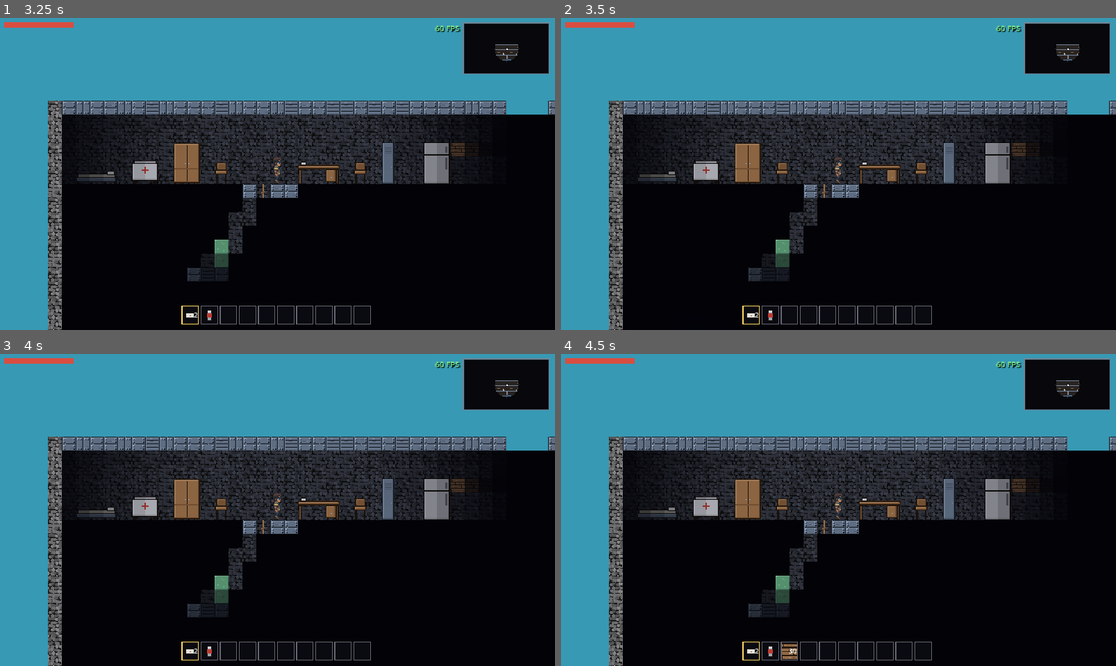
Above: before the commit, frames 1-4 (two rows, left to right).
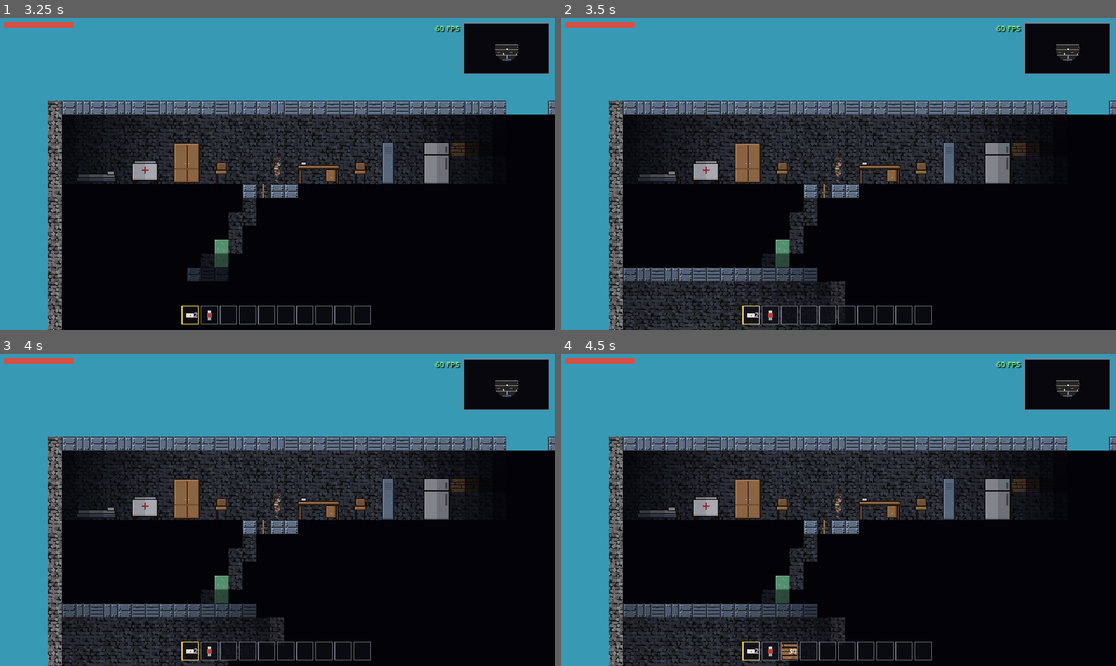
Above: after the commit, the same moments.

Repository: wilbur6689/SunkenCity
Game: Godot game, scene res://scenes/test/m2_smoke.tscn
Two runs of this game, one before a commit and one after it. Both use one fixed random seed, a clock stepped at 60 frames per second and the inputs below. This scene is started directly instead of the project's main scene. Sound files missing from this copy of the repository are replaced by a short silence.
Inputs (mouse positions are in pixels of both pictures, inside the frame that each line leads up to):
- Up to frame 1 (3.25 s): tap Enter at 0.5, 2 s; move the mouse to (399, 158) at 0.52 s; press the mouse at (399, 158) at 0.53 s; hold D (move_right) 0.53-1.25 s; tap Q (drop) at 0.6 s; tap Space (jump) at 0.77, 1.25, 2.75 s; release the mouse at (399, 158) at 1.25 s; drag from (166, 189) to (249, 236) at 1.27 s; move the mouse to (333, 105) at 2.02 s; hold A (move_left) 2.03-2.75 s; hold C (crouch) 2.03-2.75 s; click (333, 105) at 2.3 s; drag from (249, 236) to (111, 127) at 2.77 s
- Up to frame 2 (3.5 s): no input
- Up to frame 3 (4 s): move the mouse to (444, 556) at 3.52 s; press the mouse at (444, 556) at 3.53 s; hold D (move_right) from 3.53 s (still down); tap E (interact) at 3.6 s; tap Space (jump) at 3.77 s
- Up to frame 4 (4.5 s): release D (move_right) at 4.25 s; release the mouse at (1005, 556) at 4.25 s; tap Enter at 4.25 s; drag from (672, 463) to (755, 432) at 4.27 s

Frame 1 is identical in both runs. In frame 2, 5.2% of the frame differs, in the area x 11-52%, y 79-100%; in frame 3, 4.9%; in frame 4, 4.9%.

Commit message:
Player-placed lights are fog beacons: their surroundings stay revealed without LOS
Placed lamps (from object records, so far floors count too; wired lamps
only while powered) and dropped glowsticks each cast their own sight into
the fog of war (BEACON_FULL_BLOCKS radius, same falloff, raycast from the
beacon so walls still occlude). visibility_at = max(viewer sight, beacon
sights), with a distance pre-check so far beacons cost no raycast; beacon
list rebuilt at most once per frame. m2 gains beacon checks (47).

Co-Authored-By: Claude Fable 5 <noreply@anthropic.com>
Claude-Session: https://claude.ai/code/session_01GxDZSizaHKPW71DMqToXjC

Diff:
--- a/scripts/constants.gd
+++ b/scripts/constants.gd
@@ -105,6 +105,10 @@
 const PLAYER_SIGHT_LIGHT: int = 9     # the player's inherent glow (baseline sight)
 const SIGHT_FULL_BLOCKS: float = 7.0  # full visibility inside this radius
 const SIGHT_FADE_PER_BLOCK: float = 1.5 # visibility lost per block beyond it (0 ≈ 17 blocks)
+# Player-placed lights are fog BEACONS (user request): the area around a
+# placed lamp / dropped glowstick stays revealed with no line of sight from
+# the player (walls still occlude — the beacon raycasts from itself).
+const BEACON_FULL_BLOCKS: float = 5.0
 const POWER_RADIUS_BLOCKS: float = 24.0 # a breaker powers wired lights within this range
 const OBSTACLE_SIGHT_TRANSMISSION: float = 0.45 # sight through a shelf/crate cell (structure = 0)
 
--- a/scripts/test/m2_smoke.gd
+++ b/scripts/test/m2_smoke.gd
@@ -186,6 +186,10 @@
 	World.place_object("standing_lamp", Vector2i(6, 11), true)
 	await ticks(10)
 	check(lm.light_at(Vector2i(6, 10)) >= 10, "placed lamp lights its room (%d -> %d)" % [interior_before, lm.light_at(Vector2i(6, 10))])
+	# Placed lights are fog beacons (user request): their surroundings stay
+	# revealed even with no line of sight from the player (a floor away).
+	check(not World.line_of_sight(player.global_position, Vector2i(6, 10)), "the lamp's room is out of the player's sight")
+	check(World.visibility_at(Vector2i(6, 10), player.global_position) >= 8.0, "…but the placed lamp keeps it revealed (fog beacon)")
 
 	print("== I. building power: breaker + wired lamps (WS-17)")
 	var bkr := World.object_at(Vector2i(25, 11))
--- a/scripts/world/world.gd
+++ b/scripts/world/world.gd
@@ -296,16 +296,55 @@
 
 ## Fog of war: applies inside buildings only (back-wall cells, WS-20); in
 ## sight and in range = fully illuminated, scaled by obstacle transmission.
+## Player-placed lights act as beacons (user request): the area around a
+## placed lamp or dropped glowstick stays revealed even with no line of
+## sight from the player — each beacon casts its own sight.
 func visibility_at(cell: Vector2i, viewer_pos: Vector2) -> float:
 	if not has_back_wall_cell(cell):
 		return float(LightMap.MAX_LIGHT)
-	var d := cell_center(cell).distance_to(viewer_pos) / Constants.BLOCK_SIZE
+	var vis := _sight_from(viewer_pos, cell, Constants.SIGHT_FULL_BLOCKS)
+	if vis >= float(LightMap.MAX_LIGHT):
+		return vis
+	for b: Vector2 in light_beacons():
+		vis = maxf(vis, _sight_from(b, cell, Constants.BEACON_FULL_BLOCKS))
+		if vis >= float(LightMap.MAX_LIGHT):
+			break
+	return vis
+
+func _sight_from(from_pos: Vector2, cell: Vector2i, full_blocks: float) -> float:
+	var d := cell_center(cell).distance_to(from_pos) / Constants.BLOCK_SIZE
 	var cap := float(LightMap.MAX_LIGHT)
-	if d > Constants.SIGHT_FULL_BLOCKS:
-		cap = maxf(cap - (d - Constants.SIGHT_FULL_BLOCKS) * Constants.SIGHT_FADE_PER_BLOCK, 0.0)
+	if d > full_blocks:
+		cap = maxf(cap - (d - full_blocks) * Constants.SIGHT_FADE_PER_BLOCK, 0.0)
 	if cap <= 0.0:
-		return 0.0
-	return cap * sight_transmission(viewer_pos, cell)
+		return 0.0 # out of range: no raycast spent
+	return cap * sight_transmission(from_pos, cell)
+
+## Fog-beacon positions, rebuilt at most once per frame: player-PLACED light
+## objects (from records, so far floors count too) + dropped glowsticks.
+var _beacon_cache: Array = []
+var _beacon_frame: int = -1
+
+func light_beacons() -> Array:
+	var f := Engine.get_process_frames()
+	if _beacon_frame == f:
+		return _beacon_cache
+	_beacon_frame = f
+	_beacon_cache = []
+	for rec: Dictionary in object_records:
+		if not rec.placed or rec.def.get("kind", "") != "light":
+			continue
+		if bool(rec.def.get("powered", false)):
+			# live node knows best; streamed-out records carry the last state
+			var on: bool = rec.node.powered_on if rec.node != null else bool(rec.get("powered", false))
+			if not on:
+				continue # a wired lamp with no power reveals nothing
+		_beacon_cache.append(cell_center(rec.cell))
+	if items_root != null:
+		for it in items_root.get_children():
+			if it is WorldItem and it.light != null and not it.is_queued_for_deletion():
+				_beacon_cache.append((it as Node2D).global_position)
+	return _beacon_cache
 
 func _gather_light_sources() -> Array:
 	var out := []
Not shown, changed: CLAUDE.md
